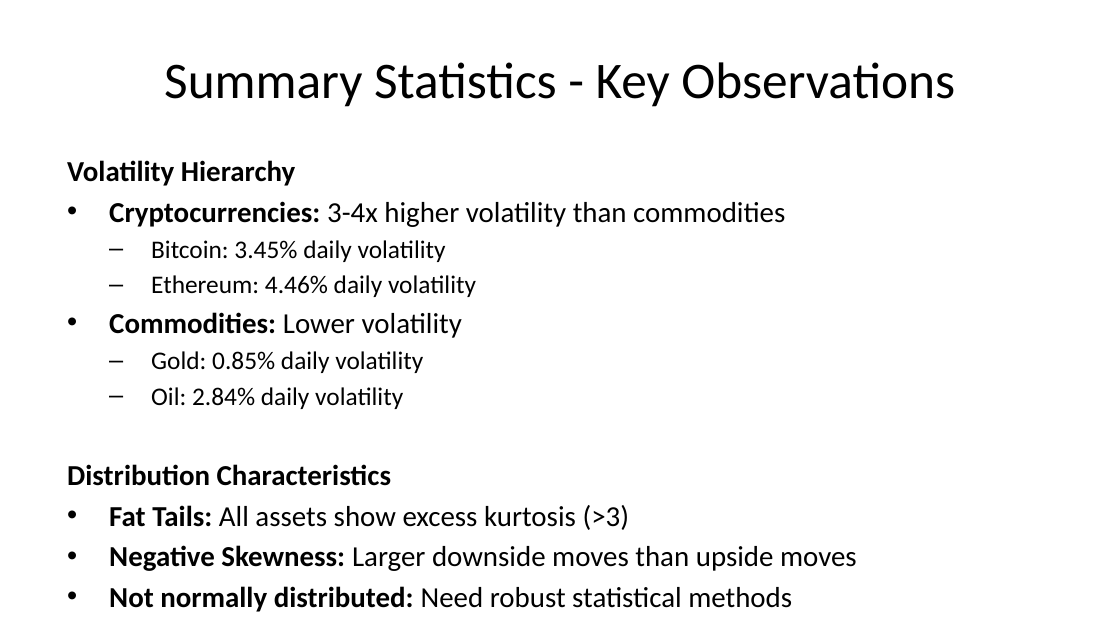
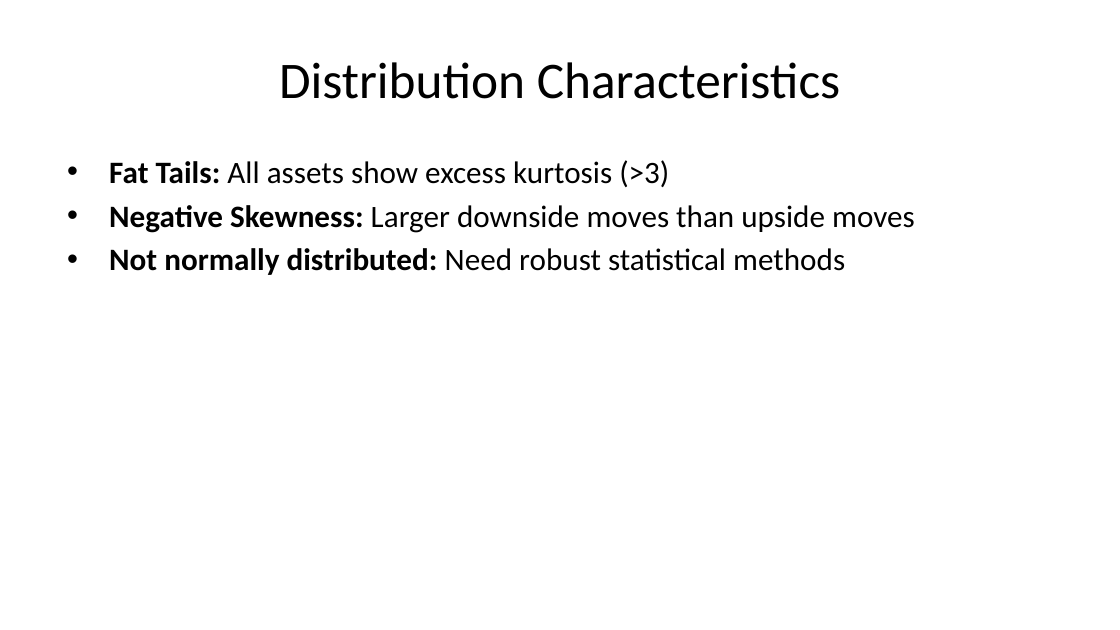
Before and after one commit to SakethKanchi/Cryptocurrency_Commodity_Correlation, a slide deck: slide 14 of presentation.pptx (slide 11 before the commit). Drawn at 1120x630 pixels with LibreOffice and Linux fonts; fonts in the diff are those of the drawing. Boxes give left, top, right and bottom in pixels: in the first picture for what was removed or moved away, otherwise in the second. Text is boxed around its words. In the diff, an @@ line names an element or a change of style, - is before the commit and + after.

```diff
--- a/presentation.pptx
+++ b/presentation.pptx
@@ title at <box>279,62,841,99</box>: text changed @@
-Summary Statistics - Key Observations
+Distribution Characteristics
@@ text "Fat Tails: All assets show ..." at <box>109,160,915,275</box>: size 18.6 to 20 pt @@
@@ text at <box>67,160,785,486</box>: paragraphs removed @@
-Volatility Hierarchy
-• Cryptocurrencies: 3-4x higher volatility than commodities
-  – Bitcoin: 3.45% daily volatility
-  – Ethereum: 4.46% daily volatility
-• Commodities: Lower volatility
-  – Gold: 0.85% daily volatility
-  – Oil: 2.84% daily volatility
-Distribution Characteristics
```
Also in this commit, not shown: 25 other slides changed, 13 slides added, 20 other files.
